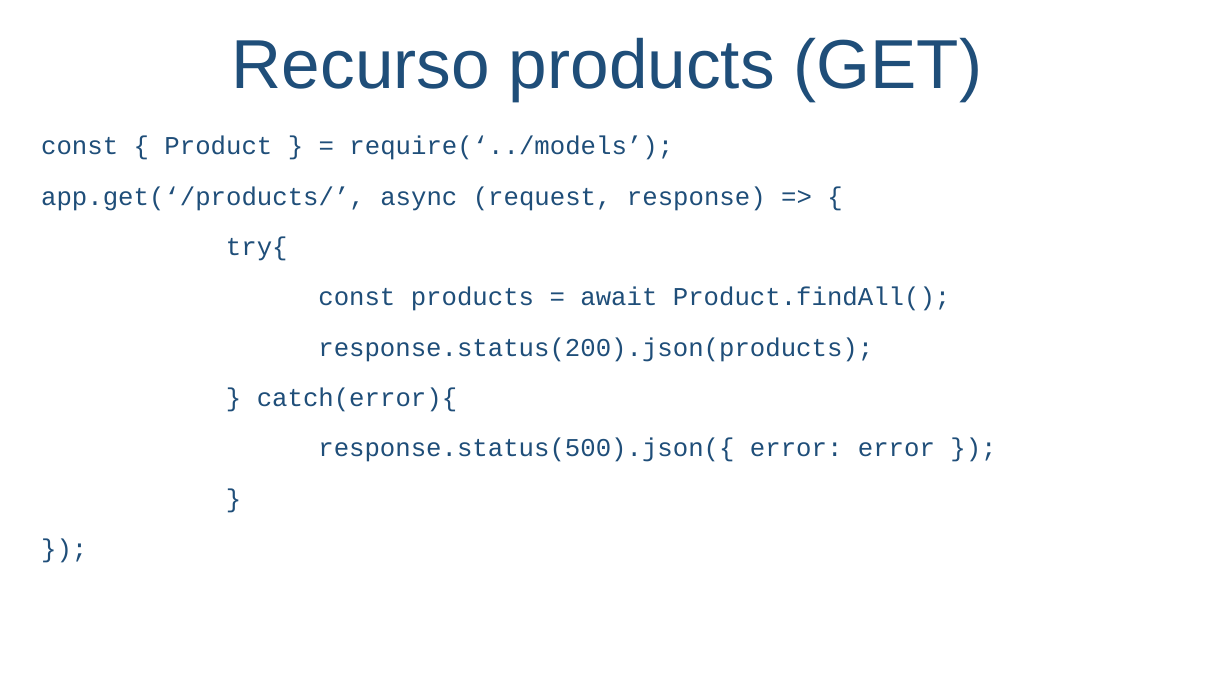
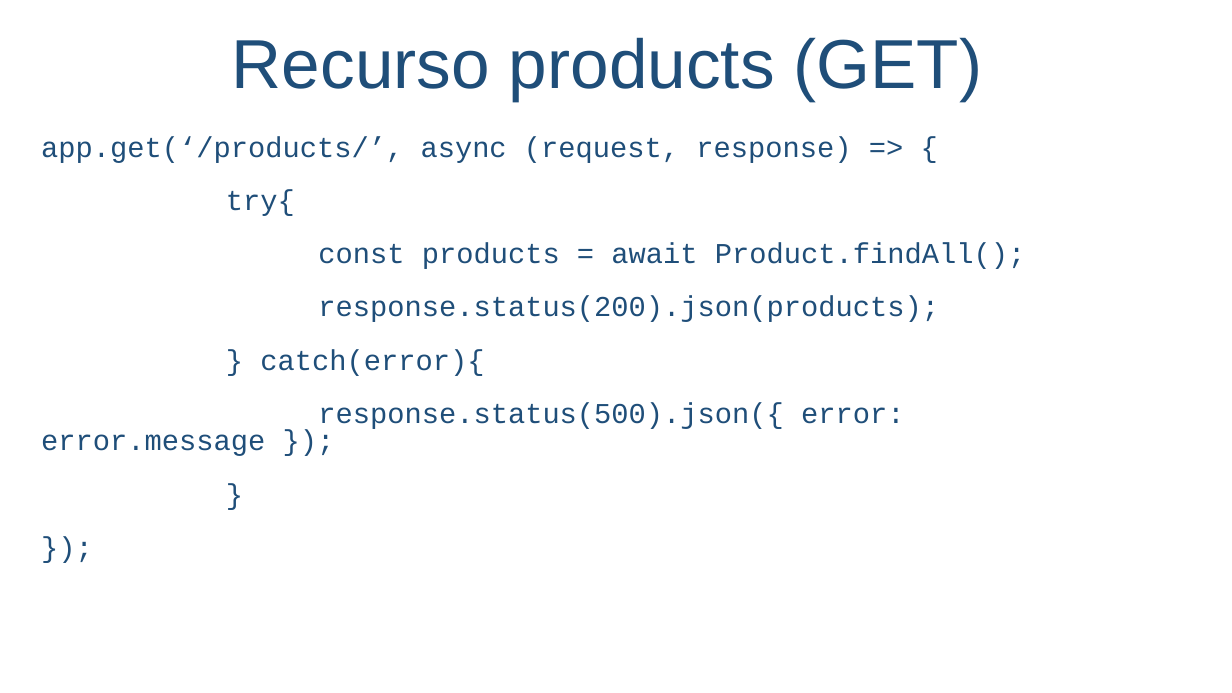
Before and after one commit to salmo-jr/public-slides, a slide deck: slide 47 of node-js.pptx (slide 45 before the commit). Drawn at 1232x693 pixels with LibreOffice and Linux fonts; fonts in the diff are those of the drawing; background and template pictures are left out. Boxes give left, top, right and bottom in pixels: in the first picture for what was removed or moved away, otherwise in the second. Text is boxed around its words. In the diff, an @@ line names an element or a change of style, - is before the commit and + after.

```diff
--- a/node-js.pptx
+++ b/node-js.pptx
@@ text at box(41, 135, 673, 160): paragraph removed @@
-const { Product } = require(‘../models’);
@@ text at box(41, 136, 1025, 376): size 20 to 22.4 pt in "app.get(‘/products/’, async (request, response) => {", "try{", "const products = await Product.findAll();", "response.status(200).json(products);" and 3 more places @@
@@ text at box(41, 402, 904, 456): text changed; size 20 to 22.4 pt @@
-response.status(500).json({ error: error });
+response.status(500).json({ error: error.message });
```
Also in this commit, not shown: 4 other slides changed, 6 slides added.
